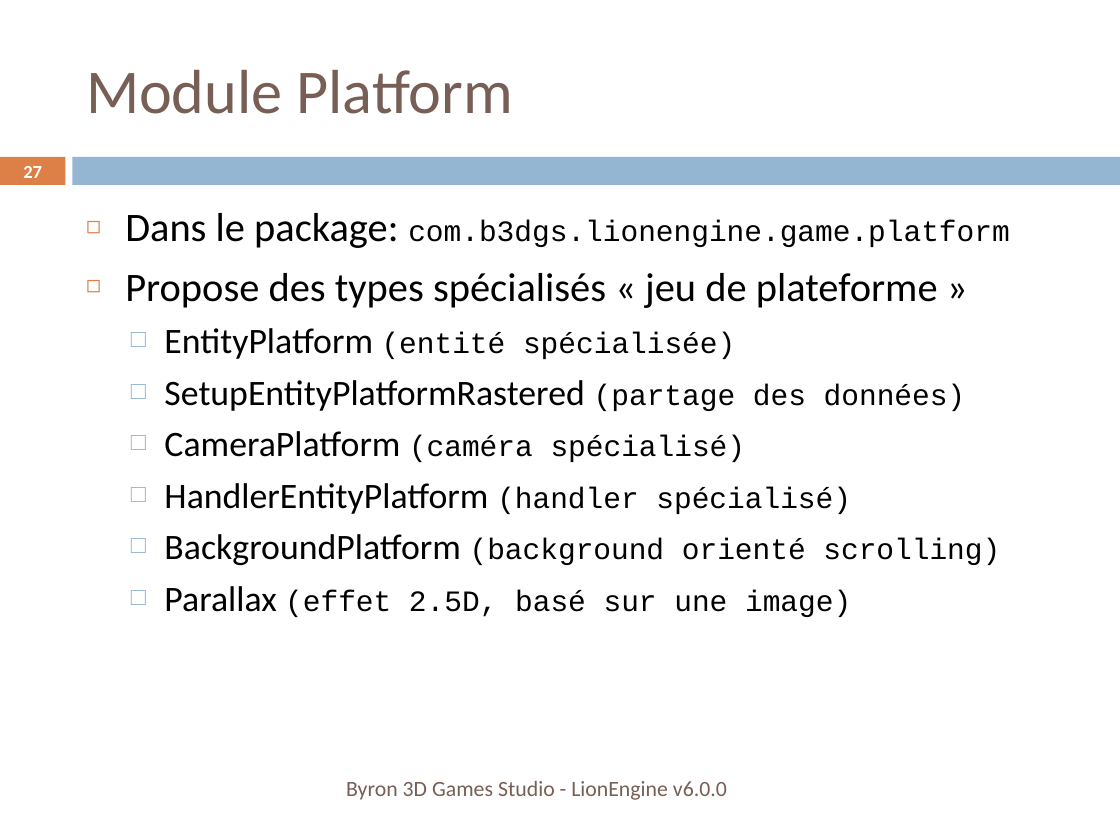
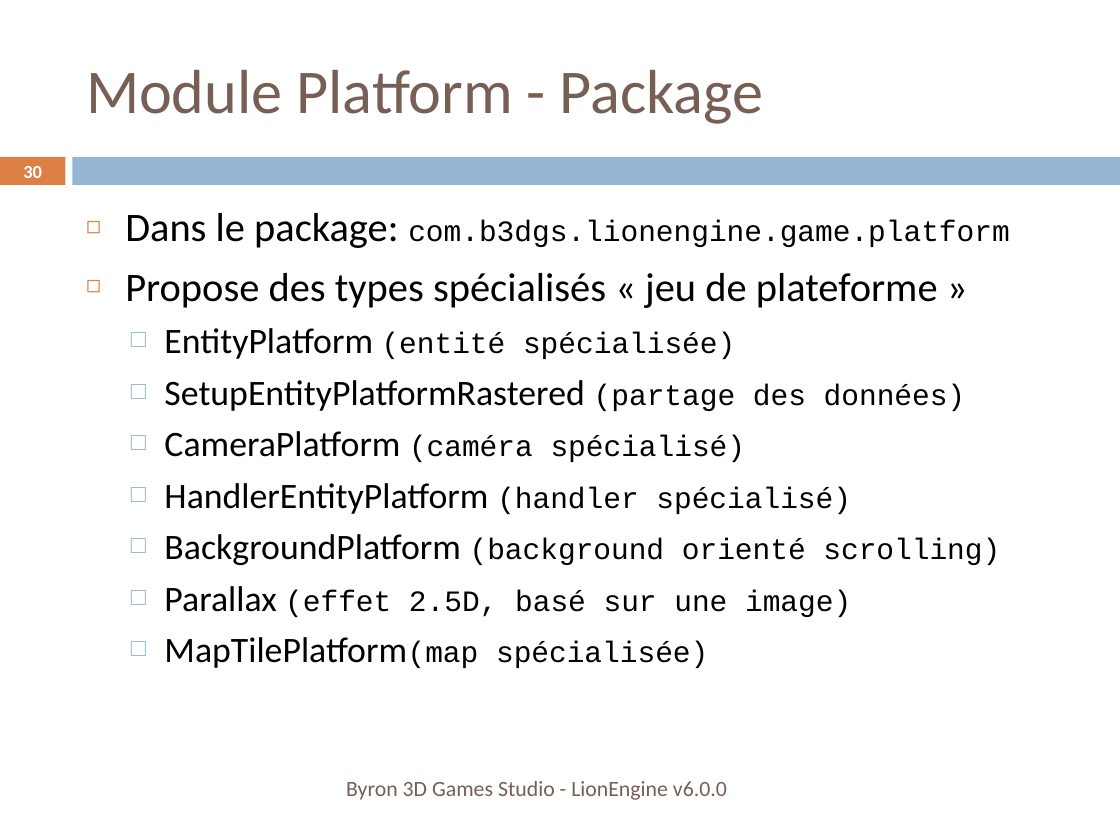
Before and after one commit to b3dgs/lionengine, a slide deck: slide 30 of doc/src/lionengine.pptx (slide 27 before the commit). Drawn at 1120x840 pixels with LibreOffice and Linux fonts; fonts in the diff are those of the drawing. Boxes give left, top, right and bottom in pixels: in the first picture for what was removed or moved away, otherwise in the second. Text is boxed around its words. In the diff, an @@ line names an element or a change of style, - is before the commit and + after.

```diff
--- a/doc/src/lionengine.pptx
+++ b/doc/src/lionengine.pptx
@@ title at box(86, 70, 763, 124): text changed @@
-Module Platform
+Module Platform - Package
@@ page number at box(23, 166, 42, 178): text changed @@
-27
+30
@@ text at box(164, 637, 708, 668): paragraph added @@
+  □ MapTilePlatform(map spécialisée)
```
Also in this commit, not shown: 14 other slides changed, 12 slides added, 48 other files.
